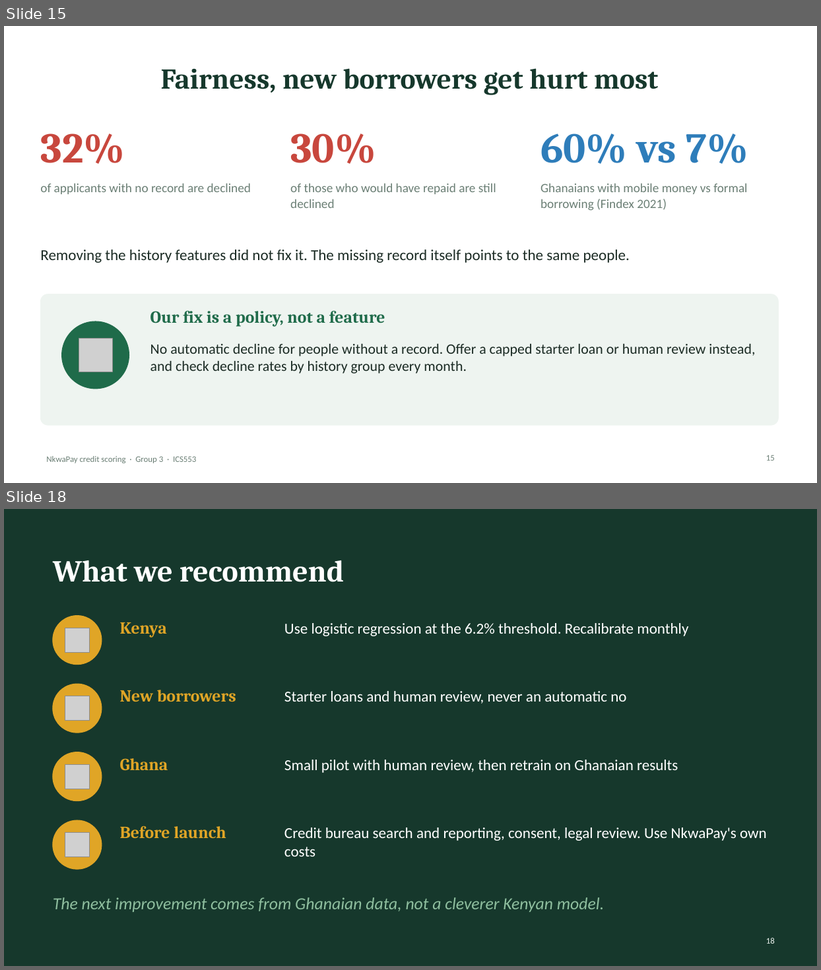
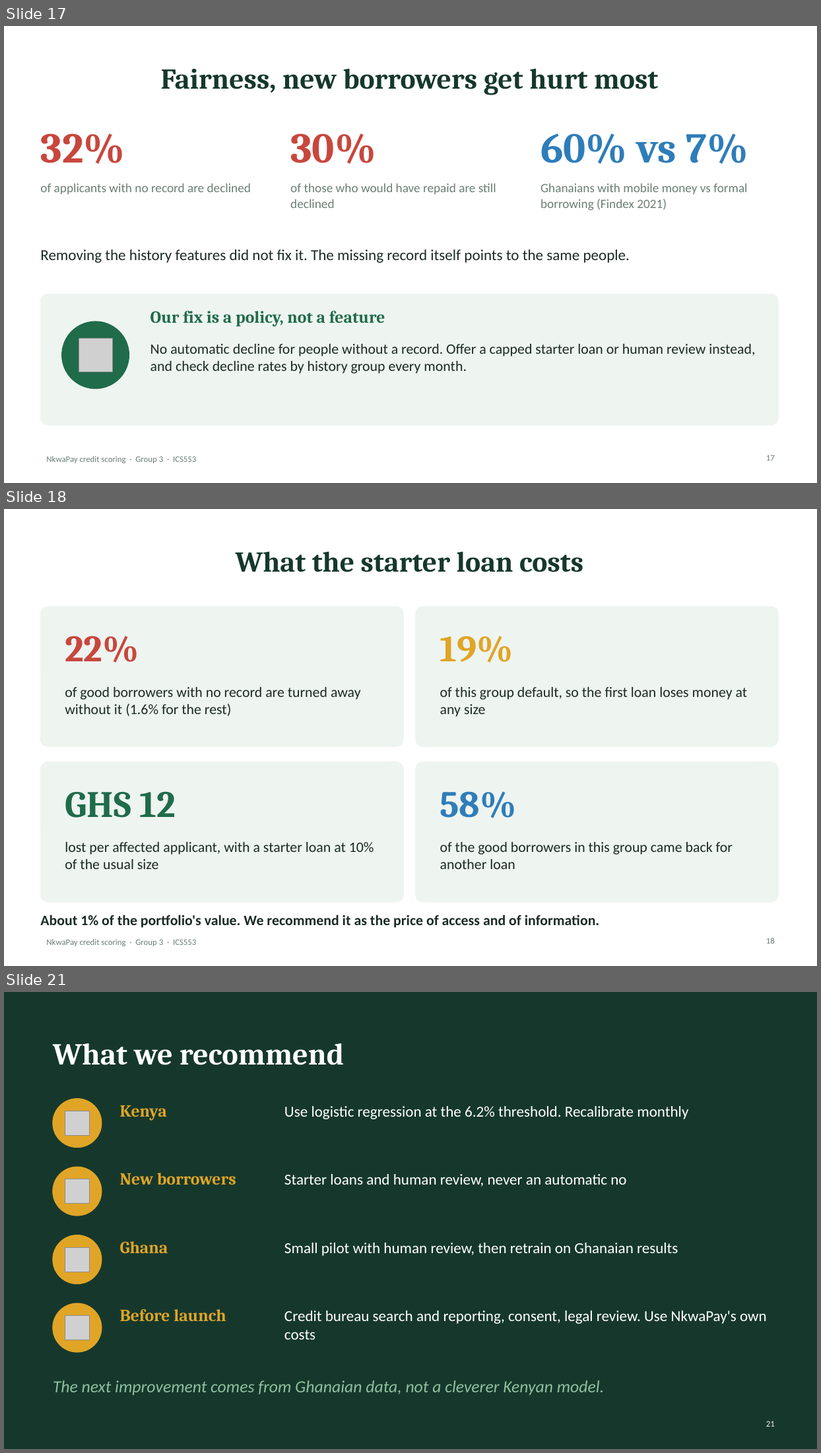
Before and after one commit to ASU-MICS-2028/mle-group-3-prosit-2, a slide deck: slides/NkwaPay_Debrief_Simple.pptx. Shown one above the other, each under a label of ours: slides 15 and 18 before the commit, slides 17, 18 and 21 after it; the slides between them are not shown. The pictures are 821x970 and 821x1453 pixels, drawn with LibreOffice and Linux fonts; fonts in the diff are those of the drawing; grey boxes stand for pictures. Boxes give left, top, right and bottom in pixels: in the first picture for what was removed or moved away, otherwise in the second. Text is boxed around its words. In the diff, an @@ line names an element or a change of style, - is before the commit and + after.

Commit message:
Slides: add fee sensitivity, loan-limit test, starter-loan cost, earlier-default rule and Directive gaps

```diff
--- a/slides/NkwaPay_Debrief_Simple.pptx
+++ b/slides/NkwaPay_Debrief_Simple.pptx
@@ slide 18 added at box(4, 509, 817, 966), background #FFFFFF; not listed: 1 template element that a slide beside it also shows @@
@@ title added at box(236, 551, 583, 572), 34 pt, text #16382C, bold @@
+What the starter loan costs
@@ rounded rectangle added at box(40, 607, 403, 747), fill #EEF4F0, outline #EEF4F0 0.5 pt @@
@@ rounded rectangle added at box(416, 607, 779, 747), fill #EEF4F0, outline #EEF4F0 0.5 pt @@
@@ text added at box(65, 636, 139, 663), 44 pt, text #C8473D, bold @@
+22%
@@ text added at box(440, 636, 514, 663), 44 pt, text #E0A526, bold @@
+19%
@@ text added at box(65, 687, 361, 716), 17 pt, text #1B2B24 @@
+of good borrowers with no record are turned away without it (1.6% for the rest)
@@ text added at box(440, 687, 748, 717), 17 pt, text #1B2B24 @@
+of this group default, so the first loan loses money at any size
@@ rounded rectangle added at box(40, 762, 403, 902), fill #EEF4F0, outline #EEF4F0 0.5 pt @@
@@ rounded rectangle added at box(416, 762, 779, 902), fill #EEF4F0, outline #EEF4F0 0.5 pt @@
@@ text added at box(65, 791, 175, 818), 44 pt, text #1F6B4A, bold @@
+GHS 12
@@ text added at box(440, 791, 517, 819), 44 pt, text #2E7DBA, bold @@
+58%
@@ text added at box(65, 842, 374, 869), 17 pt, text #1B2B24 @@
+lost per affected applicant, with a starter loan at 10% of the usual size
@@ text added at box(440, 842, 733, 869), 17 pt, text #1B2B24 @@
+of the good borrowers in this group came back for another loan
@@ text added at box(40, 915, 600, 928), 17 pt, text #1B2B24, bold @@
+About 1% of the portfolio's value. We recommend it as the price of access and of information.
@@ page number added at box(766, 938, 775, 944), 10 pt, text #6B7F75 @@
+18
@@ what was slide 15 is now slide 17 @@
@@ page number at box(766, 456, 775, 461): text changed @@
-15
+17
@@ what was slide 18 is now slide 21 @@
@@ page number at box(766, 1421, 775, 1427): text changed @@
-18
+21
```
Also in this commit, not shown: 3 slides changed, 2 other slides added, 2 other files.
